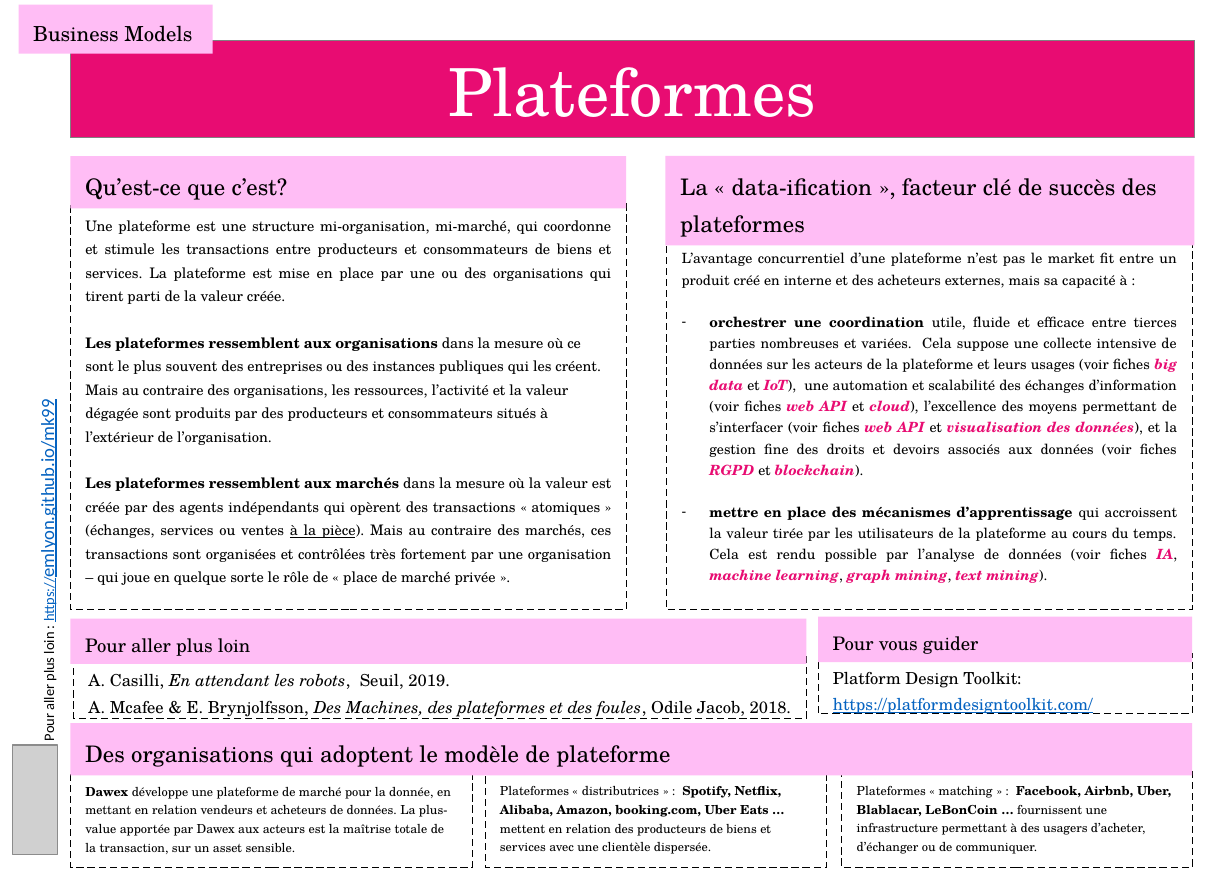
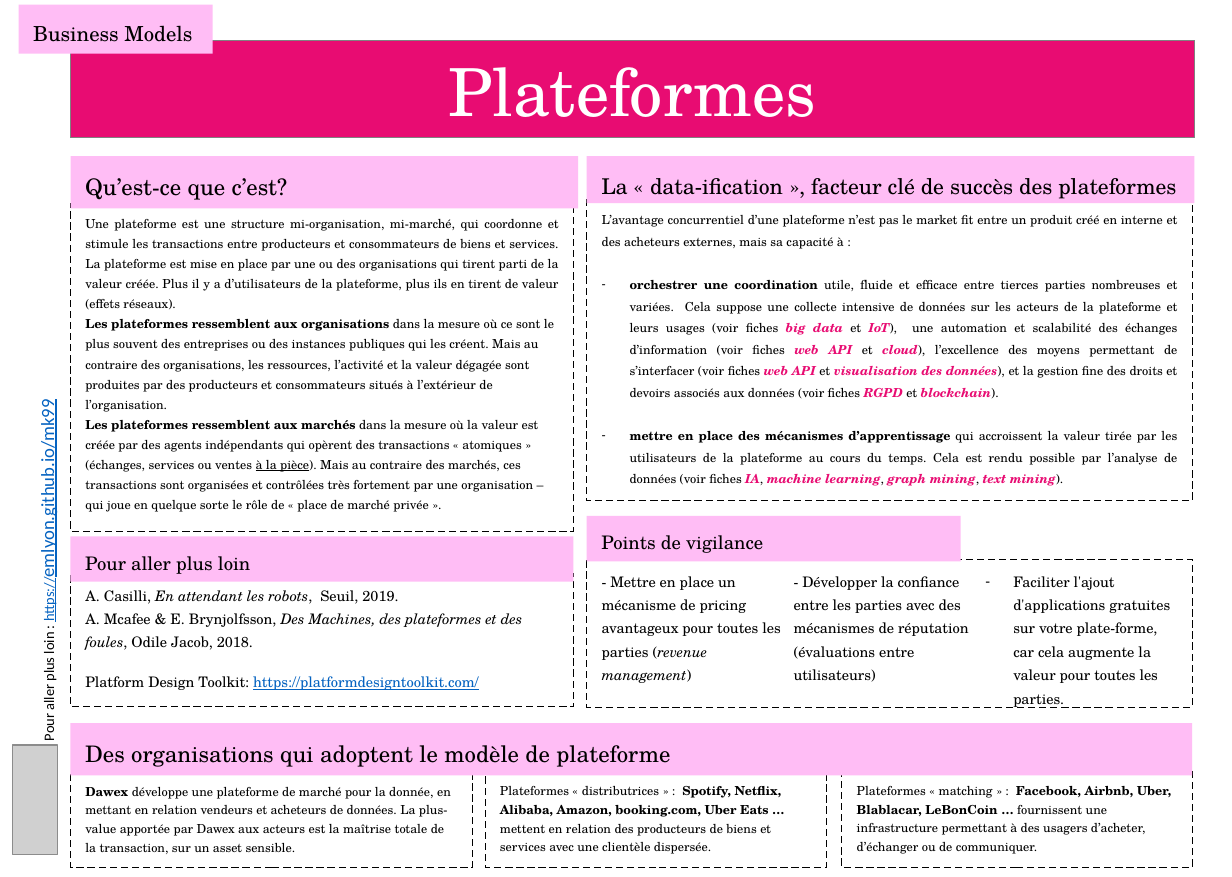
Before and after one commit to emlyon/chaire-implid, a slide deck: slide 12 of docs/content/fr/cards.pptx. Drawn at 1232x877 pixels with LibreOffice and Linux fonts; fonts in the diff are those of the drawing; grey boxes stand for pictures. Boxes give left, top, right and bottom in pixels: in the first picture for what was removed or moved away, otherwise in the second. Text is boxed around its words. In the diff, an @@ line names an element or a change of style, - is before the commit and + after.

Commit message:
updated card on platforms in EN and FR

```diff
--- a/docs/content/fr/cards.pptx
+++ b/docs/content/fr/cards.pptx
@@ rectangle "Qu’est-ce que c’est?": place and size @@
-rectangle "Qu’est-ce que c’est?" at (70,156,626,209)
+rectangle "Qu’est-ce que c’est?" at (70,156,578,209)
@@ rectangle "La « data-ification », facteur ...": place and size @@
-rectangle "La « data-ification », facteur ..." at (666,156,1195,246)
+rectangle "La « data-ification », facteur ..." at (587,156,1195,204)
@@ rectangle "La « data-ification », facteur ..." at (587,156,1195,204): size 11 to 10.5 pt @@
@@ rectangle "Une plateforme est une structure ...": place and size @@
-rectangle "Une plateforme est une structure ..." at (70,204,626,609)
+rectangle "Une plateforme est une structure ..." at (70,204,572,532)
@@ subtitle "L’avantage concurrentiel d’une plateforme n’est ...": place and size @@
-subtitle "L’avantage concurrentiel d’une plateforme n’est ..." at (666,238,1192,609)
+subtitle "L’avantage concurrentiel d’une plateforme n’est ..." at (587,198,1192,501)
@@ subtitle "L’avantage concurrentiel d’une plateforme n’est ..." at (587,198,1192,501): size 6.8 to 6 pt; line spacing 1.25 to 1.45 @@
@@ text in rectangle at (85,219,559,512): text changed; size 7 to 6 pt @@
-Une plateforme est une structure mi-organisation, mi-marché, qui coordonne et stimule les transactions entre producteurs et consommateurs de biens et services. La plateforme est mise en place par une ou des organisations qui tirent parti de la valeur créée.
-Les plateformes ressemblent aux organisations dans la mesure où ce sont le plus souvent des entreprises ou des instances publiques qui les créent. Mais au contraire des organisations, les ressources, l’activité et la valeur dégagée sont produits par des producteurs et consommateurs situés à l’extérieur de l’organisation.
-Les plateformes ressemblent aux marchés dans la mesure où la valeur est créée par des agents indépendants qui opèrent des transactions « atomiques » (échanges, services ou ventes à la pièce). Mais au contraire des marchés, ces transactions sont organisées et contrôlées très fortement par une organisation – qui joue en quelque sorte le rôle de « place de marché privée ».
+Une plateforme est une structure mi-organisation, mi-marché, qui coordonne et stimule les transactions entre producteurs et consommateurs de biens et services. La plateforme est mise en place par une ou des organisations qui tirent parti de la valeur créée. Plus il y a d’utilisateurs de la plateforme, plus ils en tirent de valeur (effets réseaux).
+Les plateformes ressemblent aux organisations dans la mesure où ce sont le plus souvent des entreprises ou des instances publiques qui les créent. Mais au contraire des organisations, les ressources, l’activité et la valeur dégagée sont produites par des producteurs et consommateurs situés à l’extérieur de l’organisation.
+Les plateformes ressemblent aux marchés dans la mesure où la valeur est créée par des agents indépendants qui opèrent des transactions « atomiques » (échanges, services ou ventes à la pièce). Mais au contraire des marchés, ces transactions sont organisées et contrôlées très fortement par une organisation – qui joue en quelque sorte le rôle de « place de marché privée ».
@@ rectangle "Pour aller plus loin": place and size @@
-rectangle "Pour aller plus loin" at (70,618,806,664)
+rectangle "Pour aller plus loin" at (70,536,572,582)
@@ rectangle added at (587,515,961,562), fill #FFBDF5, 9 pt, text #000000 @@
+Points de vigilance
@@ rectangle "- Mettre en place un ...": place and size @@
-rectangle "- Mettre en place un ..." at (818,652,1192,714)
+rectangle "- Mettre en place un ..." at (587,559,1192,706)
@@ rectangle "- Mettre en place un ..." at (587,559,1192,706): columns 1 to 3 @@
@@ rectangle "A. Casilli, En attendant les ...": place and size @@
-rectangle "A. Casilli, En attendant les ..." at (73,655,806,718)
+rectangle "A. Casilli, En attendant les ..." at (70,574,572,708)
@@ text in rectangle at (85,590,523,650): size 8 to 7 pt in "A. Casilli, En attendant les robots, Seuil, ..." @@
@@ text in rectangle at (602,576,1170,708): text changed; size 8 to 7 pt; text colour #0563C1 to #000000 @@
-Platform Design Toolkit:
-https://platformdesigntoolkit.com/
+- Mettre en place un mécanisme de pricing avantageux pour toutes les parties (revenue management)
+- Développer la confiance entre les parties avec des mécanismes de réputation (évaluations entre utilisateurs)
+– Faciliter l'ajout d'applications gratuites sur votre plate-forme, car cela augmente la valeur pour toutes les parties.
@@ rectangle removed at (818,617,1192,663) @@
-Pour vous guider
@@ text in rectangle at (85,676,479,690): paragraph added @@
+Platform Design Toolkit: https://platformdesigntoolkit.com/
```
Also in this commit, not shown: 41 other files.
